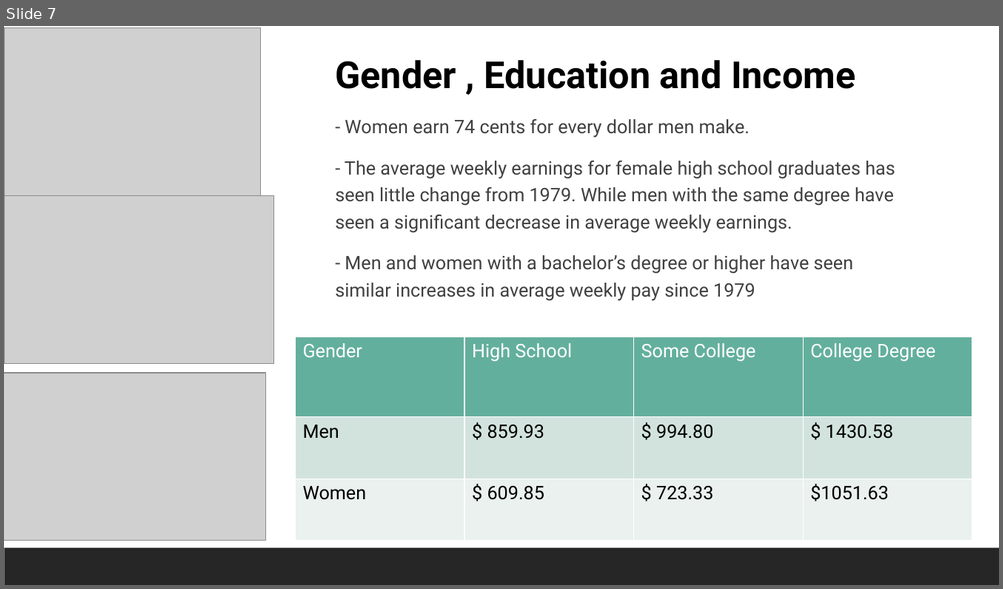
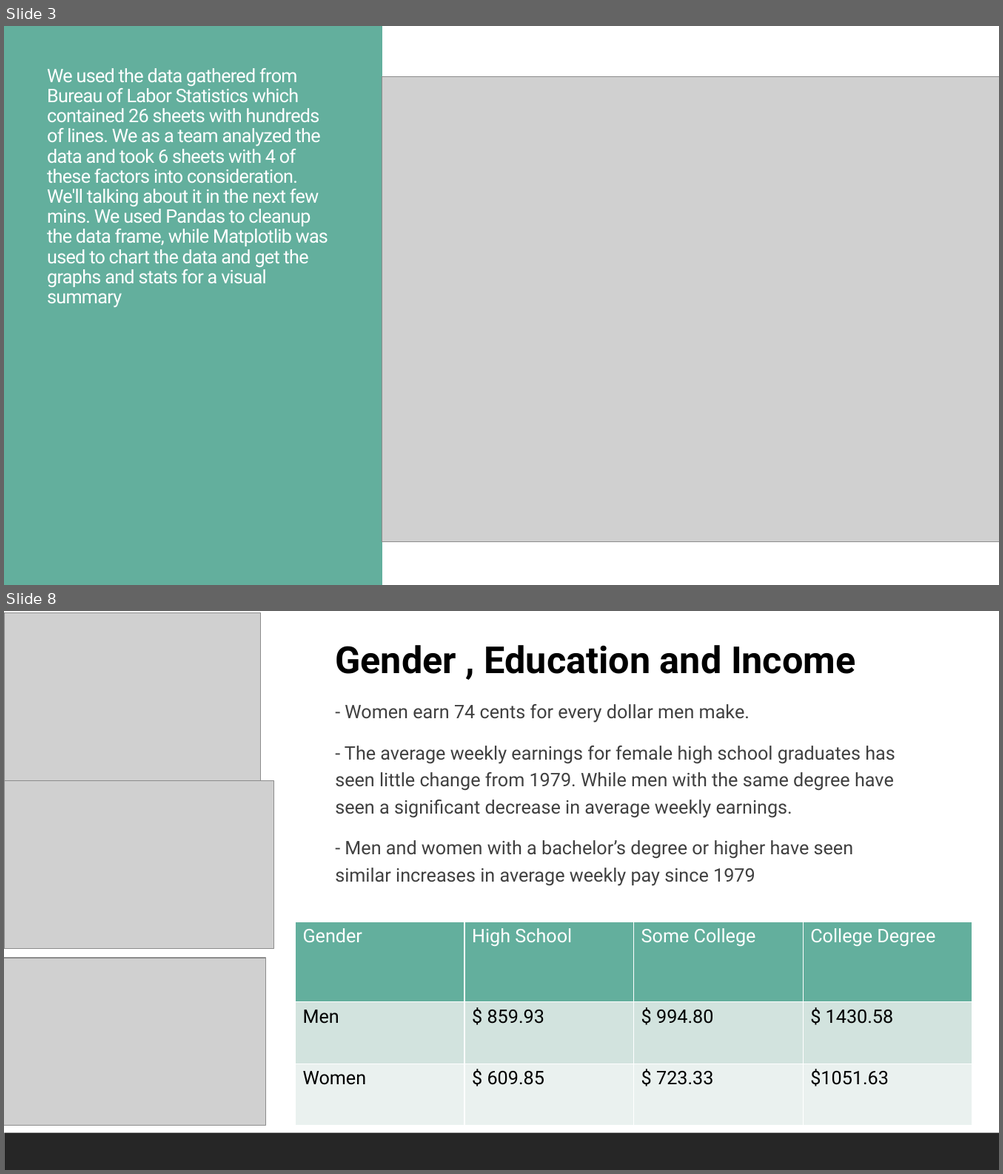
Before and after one commit to euphoniey/Project_1-team-2, a slide deck: Employment statistics REVA - Team 2 (1).pptx. Shown one above the other, each under a label of ours: slide 7 before the commit, slides 3 and 8 after it; the slides between them are not shown. The pictures are 1003x589 and 1003x1174 pixels, drawn with LibreOffice and Linux fonts; fonts in the diff are those of the drawing; grey boxes stand for pictures. Boxes give left, top, right and bottom in pixels: in the first picture for what was removed or moved away, otherwise in the second. Text is boxed around its words. In the diff, an @@ line names an element or a change of style, - is before the commit and + after.

```diff
--- a/Employment statistics REVA - Team 2 (1).pptx
+++ b/Employment statistics REVA - Team 2 (1).pptx
@@ slide 3 added at [4,26,999,585], background #FFFFFF @@
@@ rectangle added at [4,26,999,585], fill #FFFFFF @@
@@ rectangle added at [4,26,382,585], fill #63AF9D @@
@@ title added at [47,68,328,308], 18 pt, text #FFFFFF @@
+We used the data gathered from Bureau of Labor Statistics which contained 26 sheets with hundreds of lines. We as a team analyzed the data and took 6 sheets with 4 of these factors into consideration. We'll talking about it in the next few mins. We used Pandas to cleanup the data frame, while Matplotlib was used to chart the data and get the graphs and stats for a visual summary
@@ picture added at [382,77,999,542] @@
@@ line added from (51, 325) to (327, 325), #63AF9D 1.5 pt @@
@@ rectangle added at [4,548,999,585], fill #262626 @@
@@ what was slide 7 is now slide 8 @@
```
Also in this commit, not shown: 8 slides changed, 1 other slide added, 1 other file.
